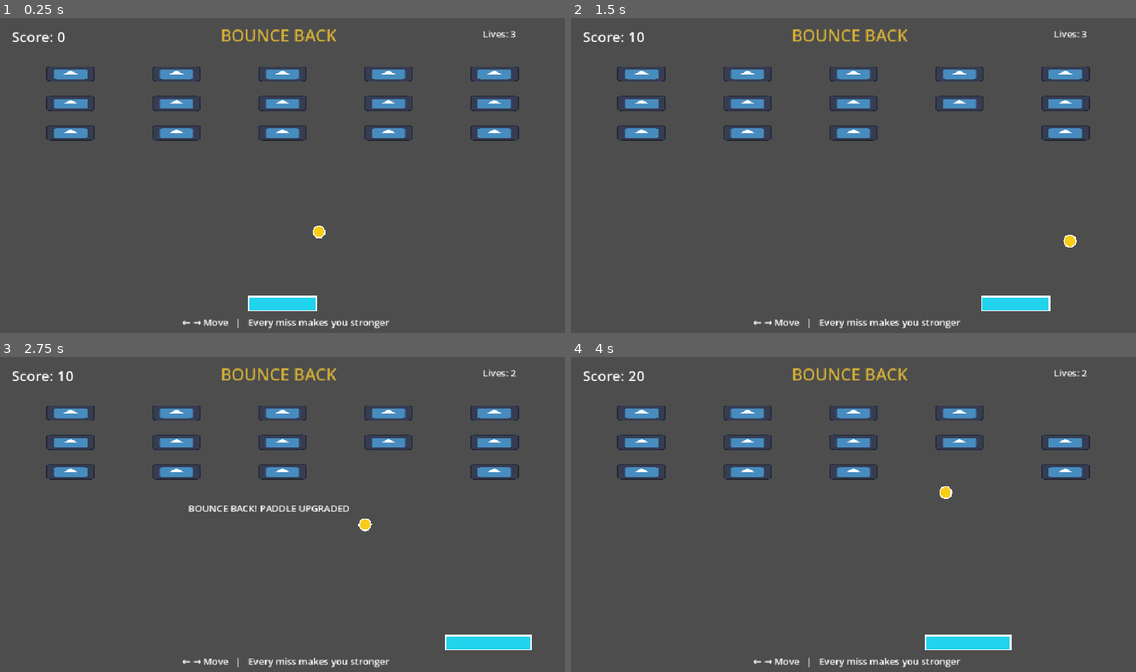
Above: before the commit, frames 1-4 (two rows, left to right).
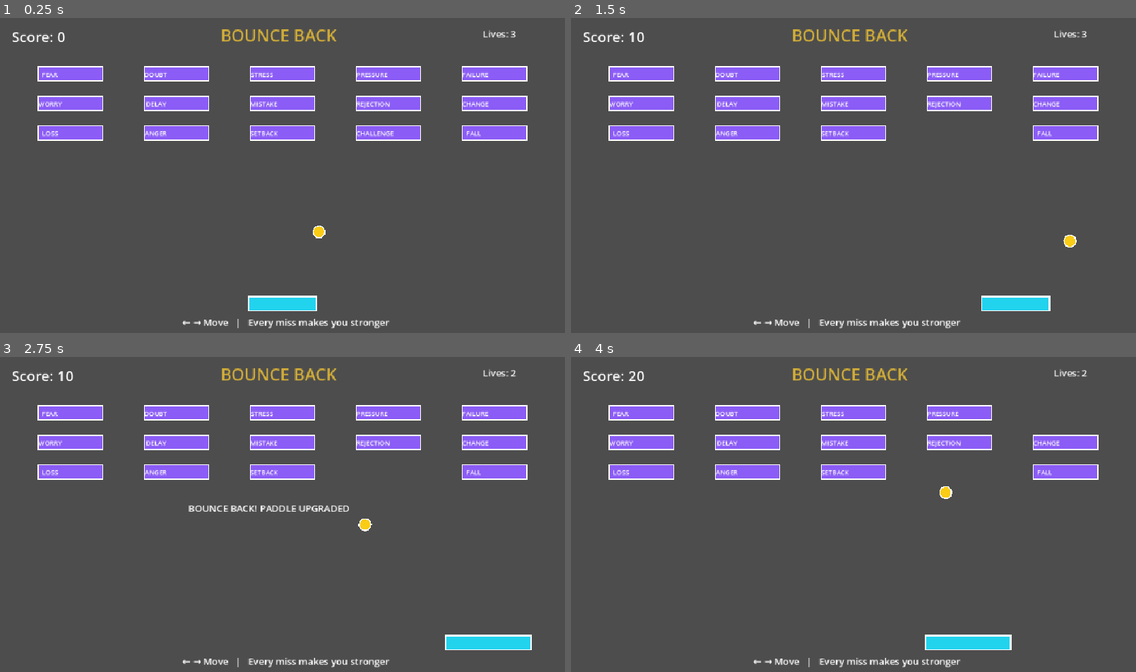
Above: after the commit, the same moments.

Repository: TioTech-code/haven-game-jam-2026
Game: Godot game, scene res://main.tscn
The game is run twice, just before and just after one commit, with the same random seed, the same clock (stepped at 60 frames per second) and the same inputs. The engine's default icon, where the game draws it, is replaced by a stand-in: a white triangle on a blue panel in a dark square.
Inputs:
- Up to frame 1 (0.25 s): no input
- Up to frame 2 (1.5 s): hold Right (ui_right) 0.53-1.28 s; hold Left (ui_left) from 1.28 s (still down)
- Up to frame 3 (2.75 s): release Left (ui_left) at 2.03 s; hold Right (ui_right) from 2.03 s (still down)
- Up to frame 4 (4 s): release Right (ui_right) at 3.53 s; hold Left (ui_left) from 3.53 s (still down)

The runs differ from the first frame. In frame 1, 8.5% of the frame differs, in the area x 6-94%, y 15-40%; in frame 2, 8.0%; in frame 3, 8.0%; in frame 4, 7.4%.

Commit message:
Add challenge blocks and themed visuals

Diff:
--- a/block.gd
+++ b/block.gd
@@ -1,4 +1,18 @@
 extends StaticBody2D
+
+@export var challenge_name: String = "SETBACK"
+@export var block_color: Color = Color("#8B5CF6")
+
+@onready var challenge_label: Label = $ChallengeLabel
+
+func _ready() -> void:
+	challenge_label.text = challenge_name
+	queue_redraw()
+
+func _draw() -> void:
+	var block_shape := Rect2(-55, -12, 110, 24)
+	draw_rect(block_shape, block_color, true)
+	draw_rect(block_shape, Color("#FFFFFF"), false, 2.0)
 
 func hit() -> void:
 	var game := get_tree().current_scene
--- a/block.tscn
+++ b/block.tscn
@@ -1,6 +1,5 @@
 [gd_scene format=3 uid="uid://db6dovpcr5asm"]
 
-[ext_resource type="Texture2D" uid="uid://317au8onjalt" path="res://icon.svg" id="1_im0tn"]
 [ext_resource type="Script" uid="uid://sxkhjeg5eoi0" path="res://block.gd" id="1_xfwl5"]
 
 [sub_resource type="RectangleShape2D" id="RectangleShape2D_538ly"]
@@ -9,9 +8,16 @@
 [node name="Block" type="StaticBody2D" unique_id=1945121317]
 script = ExtResource("1_xfwl5")
 
-[node name="Sprite2D" type="Sprite2D" parent="." unique_id=1380971443]
-scale = Vector2(0.65, 0.2)
-texture = ExtResource("1_im0tn")
-
 [node name="CollisionShape2D" type="CollisionShape2D" parent="." unique_id=1617970959]
 shape = SubResource("RectangleShape2D_538ly")
+
+[node name="ChallengeLabel" type="Label" parent="." unique_id=1257373585]
+offset_left = -55.0
+offset_top = -10.0
+offset_right = -15.0
+offset_bottom = 13.0
+offset_transform_position = Vector2(110, 20)
+theme_override_font_sizes/font_size = 11
+text = "SETBACK"
+horizontal_alignment = 1
+vertical_alignment = 1
--- a/main.tscn
+++ b/main.tscn
@@ -76,45 +76,59 @@
 
 [node name="Block" parent="." unique_id=1945121317 instance=ExtResource("4_1bvp3")]
 position = Vector2(120, 100)
+challenge_name = "FEAR"
 
 [node name="Block2" parent="." unique_id=1175686412 instance=ExtResource("4_1bvp3")]
 position = Vector2(300, 100)
+challenge_name = "DOUBT"
 
 [node name="Block3" parent="." unique_id=795088106 instance=ExtResource("4_1bvp3")]
 position = Vector2(480, 100)
+challenge_name = "STRESS"
 
 [node name="Block4" parent="." unique_id=1464309017 instance=ExtResource("4_1bvp3")]
 position = Vector2(660, 100)
+challenge_name = "PRESSURE"
 
 [node name="Block5" parent="." unique_id=968213411 instance=ExtResource("4_1bvp3")]
 position = Vector2(840, 100)
+challenge_name = "FAILURE"
 
 [node name="Block6" parent="." unique_id=313497452 instance=ExtResource("4_1bvp3")]
 position = Vector2(120, 150)
+challenge_name = "WORRY"
 
 [node name="Block7" parent="." unique_id=156611955 instance=ExtResource("4_1bvp3")]
 position = Vector2(300, 150)
+challenge_name = "DELAY"
 
 [node name="Block8" parent="." unique_id=787649145 instance=ExtResource("4_1bvp3")]
 position = Vector2(480, 150)
+challenge_name = "MISTAKE"
 
 [node name="Block9" parent="." unique_id=1002940147 instance=ExtResource("4_1bvp3")]
 position = Vector2(660, 150)
+challenge_name = "REJECTION"
 
 [node name="Block10" parent="." unique_id=178508662 instance=ExtResource("4_1bvp3")]
 position = Vector2(840, 150)
+challenge_name = "CHANGE"
 
 [node name="Block11" parent="." unique_id=33697032 instance=ExtResource("4_1bvp3")]
 position = Vector2(120, 200)
+challenge_name = "LOSS"
 
 [node name="Block12" parent="." unique_id=1187843188 instance=ExtResource("4_1bvp3")]
 position = Vector2(300, 200)
+challenge_name = "ANGER"
 
 [node name="Block13" parent="." unique_id=1129046987 instance=ExtResource("4_1bvp3")]
 position = Vector2(480, 200)
 
 [node name="Block14" parent="." unique_id=586368710 instance=ExtResource("4_1bvp3")]
 position = Vector2(660, 200)
+challenge_name = "CHALLENGE"
 
 [node name="Block15" parent="." unique_id=1071769581 instance=ExtResource("4_1bvp3")]
 position = Vector2(840, 200)
+challenge_name = "FALL"
